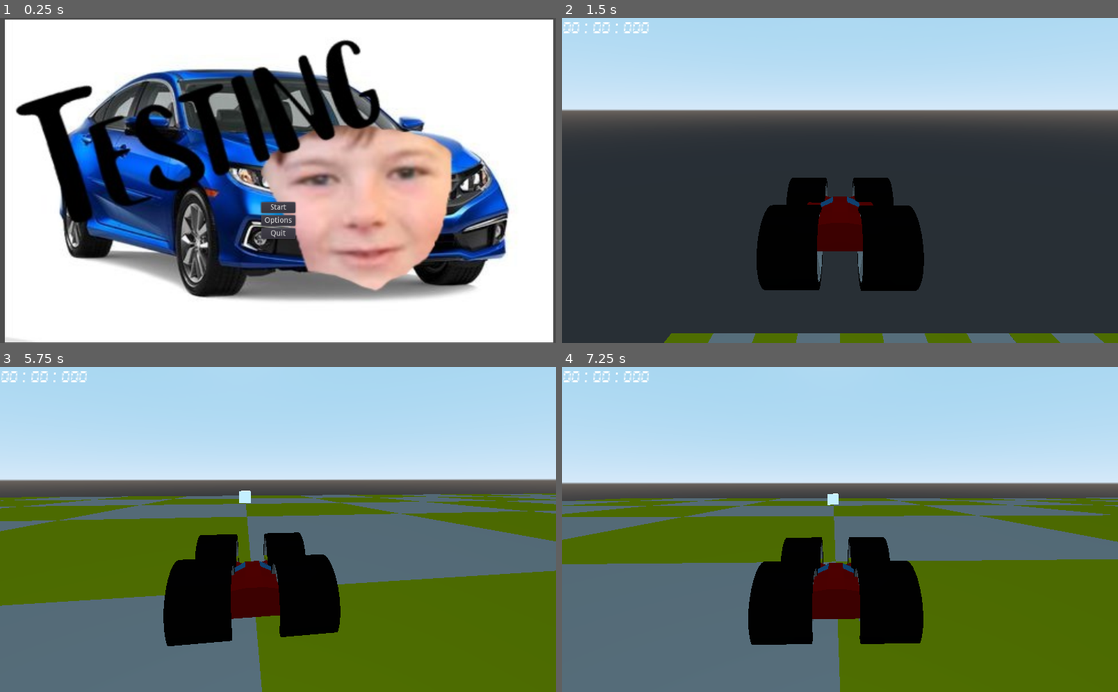
Above: before the commit, frames 1-4 (two rows, left to right).
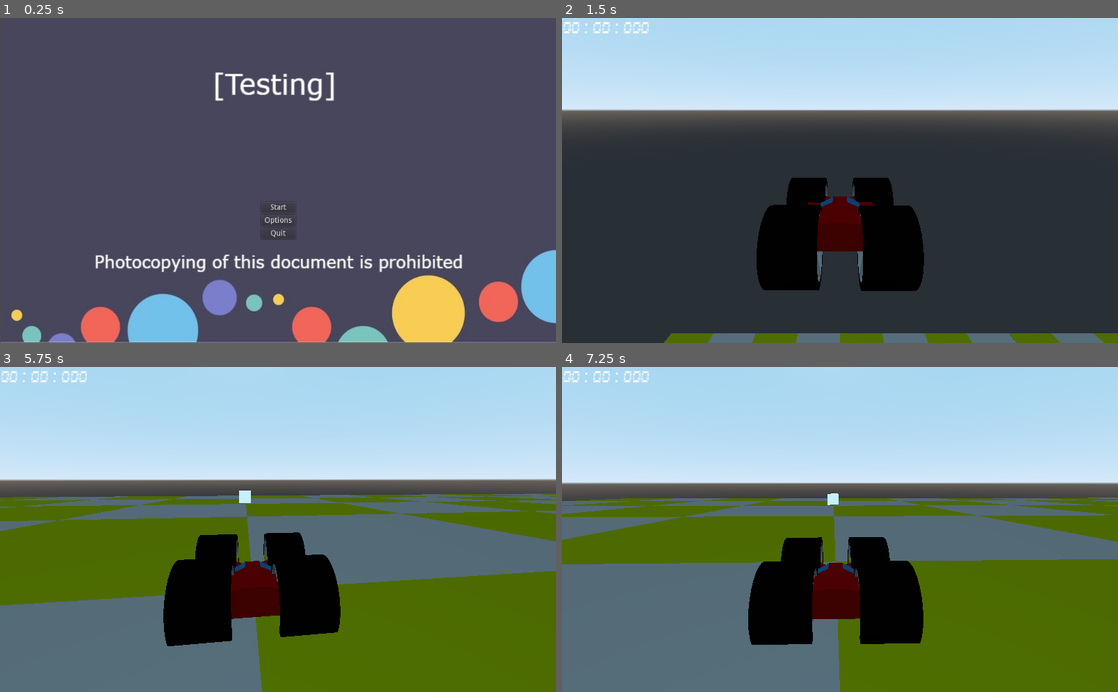
Above: after the commit, the same moments.

Repository: jilhoe63/L3DTEProject
Game: Godot game, scene res://Scenes/Menu.tscn
Two runs of this game, one before a commit and one after it. Both use one fixed random seed, a clock stepped at 60 frames per second and the inputs below. The project has no main scene, so this scene is started directly.
Inputs (mouse positions are in pixels of both pictures, inside the frame that each line leads up to):
- Up to frame 1 (0.25 s): no input
- Up to frame 2 (1.5 s): click "Options" at 0.5 s; click "Start" at 1.25 s
- Up to frame 3 (5.75 s): move the mouse to (305, 529) at 2.02 s; hold S (S) 2.03-2.78 s; move the mouse to (250, 529) at 2.77 s; tap A (A) at 2.85 s; tap S (S) at 3.05, 3.8, 4.35, 5.3 s; move the mouse to (289, 523) at 3.52 s; hold D (D) 3.53-4.28 s; move the mouse to (272, 536) at 4.27 s; move the mouse to (316, 532) at 5.02 s; hold Space (SPACE) from 5.03 s (still down)
- Up to frame 4 (7.25 s): move the mouse to (795, 526) at 5.77 s; release Space (SPACE) at 5.78 s; tap W (W) at 5.85 s; tap S (S) at 6.05 s; tap Enter at 6.5 s; move the mouse to (845, 529) at 6.52 s; hold S (S) from 6.53 s (still down)

The runs differ from the first frame. In frame 1, 96% of the frame differs, in the area x 0-100%, y 0-100%; in frame 2, nothing differs; in frame 3, less than 0.1%; in frame 4, less than 0.1%.

Commit message:
not much

Diff:
--- a/Scenes/Menu.gd
+++ b/Scenes/Menu.gd
@@ -2,18 +2,19 @@
 
 
 func _ready():
-	pass # Replace with function body.
+	pass
 
 
 func _on_Start_Button_pressed():
 	get_tree().change_scene("res://Scenes/Test_scene.tscn")
-	pass # Replace with function body.
+	pass
 
 
 func _on_Options_Button_pressed():
-	pass # Replace with function body.
+	print("feature not yet implemented ... but you know that jilles. Jilles, I know what you think, how you think and your deepest fears. I can destroy you.")
+	pass
 
 
 func _on_Quit_Button_pressed():
 	get_tree().quit()
-	pass # Replace with function body.
+	pass
--- a/Scenes/Menu.tscn
+++ b/Scenes/Menu.tscn
@@ -1,7 +1,7 @@
 [gd_scene load_steps=3 format=2]
 
 [ext_resource path="res://Scenes/Menu.gd" type="Script" id=1]
-[ext_resource path="res://testing.jpg" type="Texture" id=2]
+[ext_resource path="res://backgorund temp.jpg" type="Texture" id=2]
 
 [node name="Menu" type="Control"]
 anchor_right = 1.0
@@ -35,10 +35,10 @@
 margin_bottom = 68.0
 text = "Quit"
 
-[node name="Testing" type="Sprite" parent="."]
+[node name="BackgorundTemp" type="Sprite" parent="."]
 show_behind_parent = true
-position = Vector2( 514.25, 301 )
-scale = Vector2( 2.10521, 2.03413 )
+position = Vector2( 513, 300 )
+scale = Vector2( 1.28, 1.32889 )
 texture = ExtResource( 2 )
 
 [connection signal="pressed" from="VBoxContainer/Start_Button" to="." method="_on_Start_Button_pressed"]
--- a/Scenes/VehicleBody.gd
+++ b/Scenes/VehicleBody.gd
@@ -6,7 +6,7 @@
 var steer_angle = deg2rad(30)
 var steer_speed = 3
 
-var brake_power = 30
+var brake_power = 40
 var brake_speed = 0
 
 func _physics_process(delta):
Binary file added: backgorund temp.jpg
Not shown, changed: backgorund temp.jpg.import
Binary file removed: testing.jpg
Not shown, added: Thumbs.db
